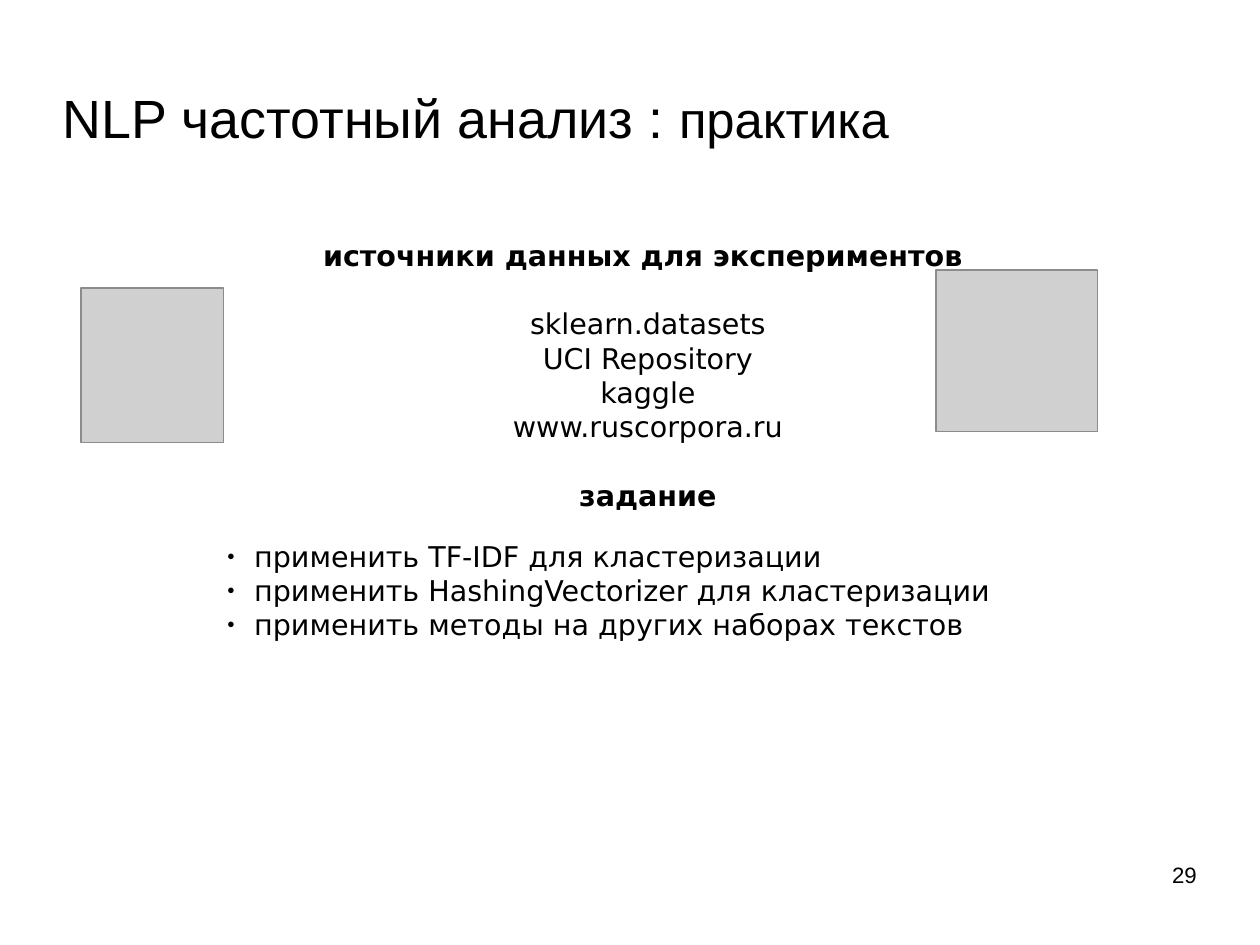
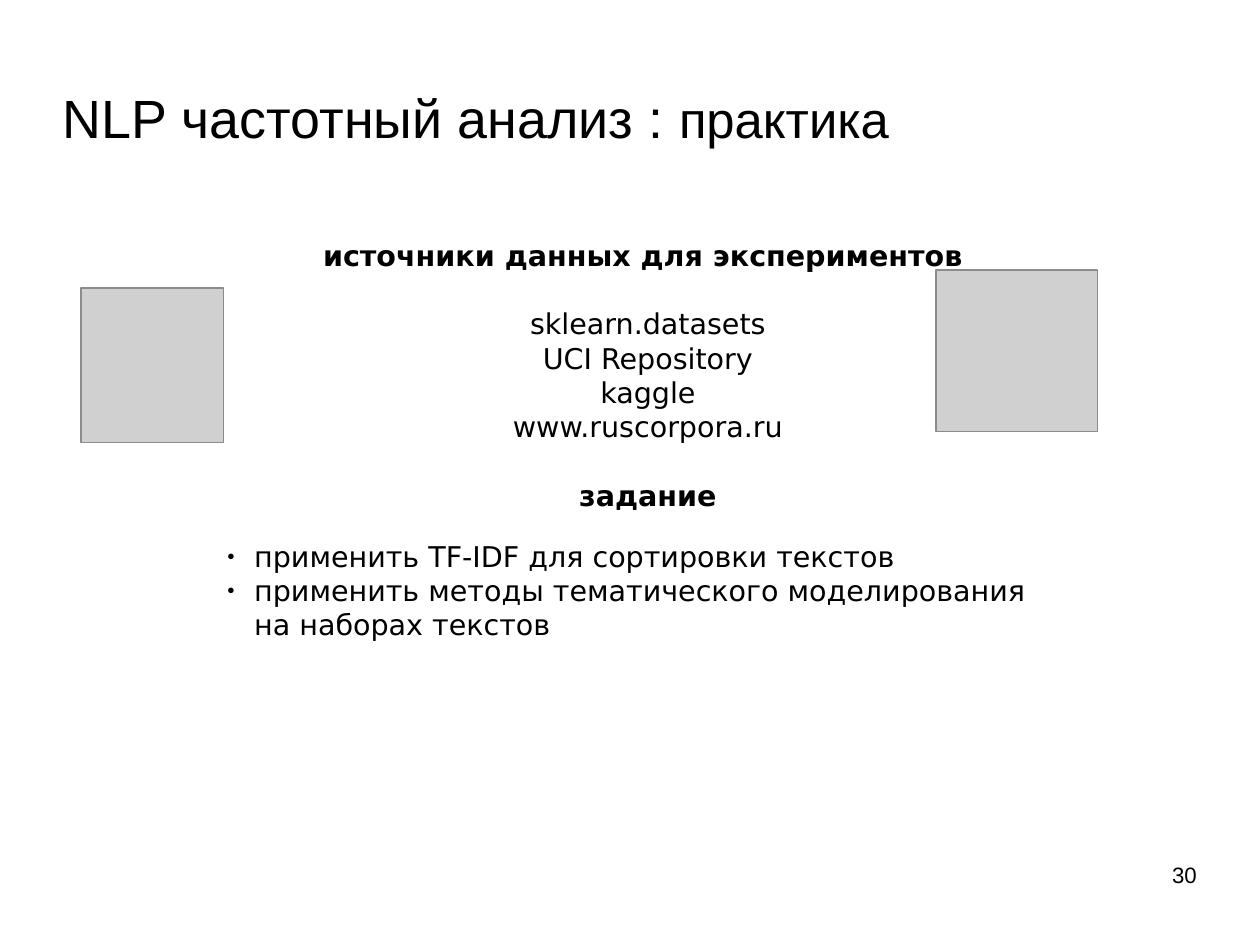
Before and after one commit to mechanoid5/ml_lectorium_legacy, a slide deck: slide 30 of 16-text-tfidf.odp (slide 29 before the commit). Drawn at 1260x945 pixels with LibreOffice and Linux fonts; fonts in the diff are those of the drawing; grey boxes stand for pictures; background and template pictures are left out. Boxes give left, top, right and bottom in pixels: in the first picture for what was removed or moved away, otherwise in the second. Text is boxed around its words. In the diff, an @@ line names an element or a change of style, - is before the commit and + after.

```diff
--- a/16-text-tfidf.odp
+++ b/16-text-tfidf.odp
@@ text at [254,546,1025,641]: text changed @@
-● применить TF-IDF для кластеризации
-● применить HashingVectorizer для кластеризации
-● применить методы на других наборах текстов
+● применить TF-IDF для сортировки текстов
+● применить методы тематического моделирования на наборах текстов
@@ page number at [1172,867,1197,884]: text changed @@
-29
+30
```
Also in this commit, not shown: 3 other slides changed, 1 slide added, 2 other files.
